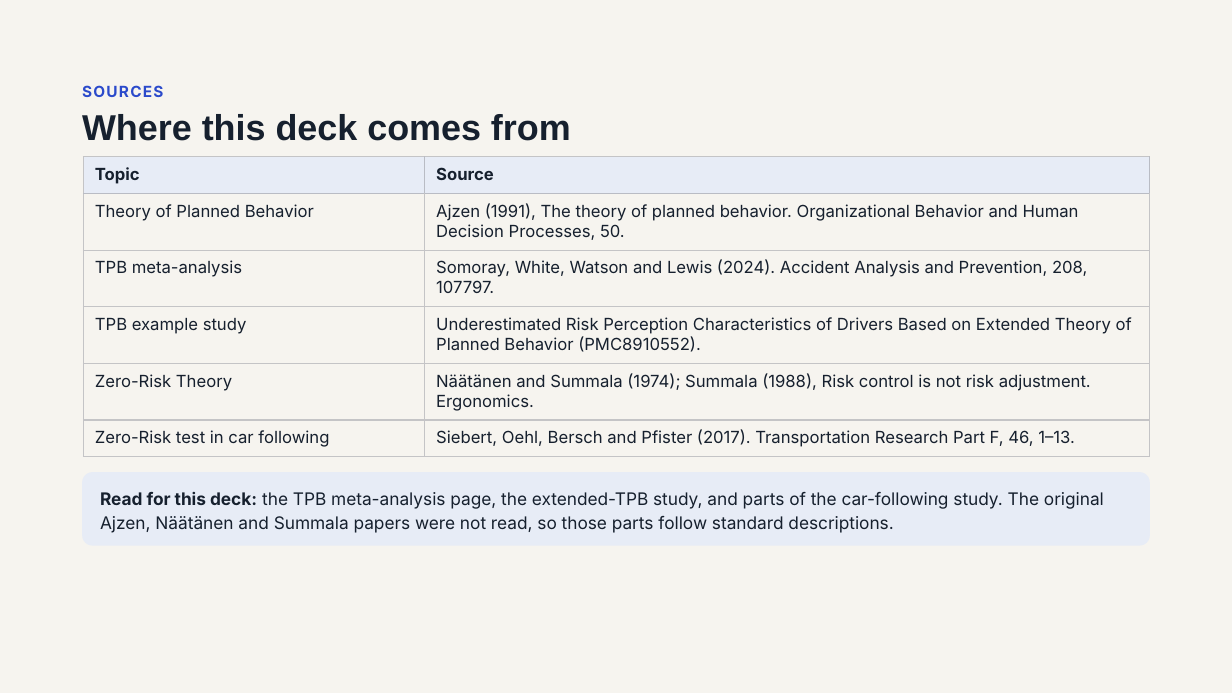
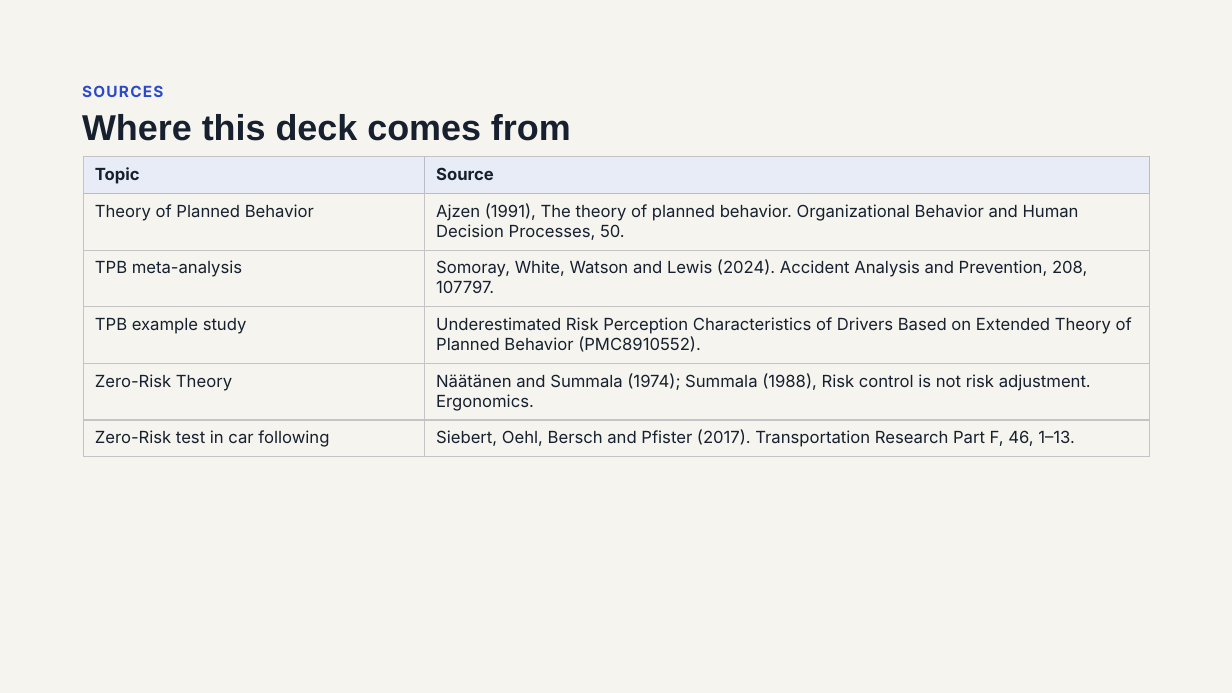
Before and after one commit to Osama-Gamil/Driver-Behaviour-PR, a slide deck: slide 47 of presentation/Driver_Safety_Project.pptx (slide 49 before the commit). Drawn at 1232x693 pixels with LibreOffice and Linux fonts; fonts in the diff are those of the drawing. Boxes give left, top, right and bottom in pixels: in the first picture for what was removed or moved away, otherwise in the second. Text is boxed around its words. In the diff, an @@ line names an element or a change of style, - is before the commit and + after.

```diff
--- a/presentation/Driver_Safety_Project.pptx
+++ b/presentation/Driver_Safety_Project.pptx
@@ rounded rectangle removed at [82, 472, 1151, 546] @@
-Read for this deck: the TPB meta-analysis page, the extended-TPB study, and parts of the car-following study. The original Ajzen, Näätänen and Summala papers were not read, so those parts follow standard descriptions.
```
Also in this commit, not shown: 11 other slides changed, 1 slide added, 3 slides removed.
